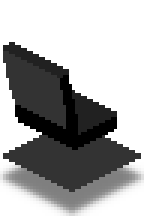
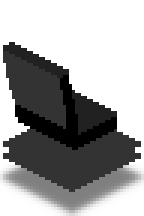
Layered file, before and after one edit (144x216). Changes by layer:
added layer "Base copy" above "Base" over [3, 129, 141, 150]
